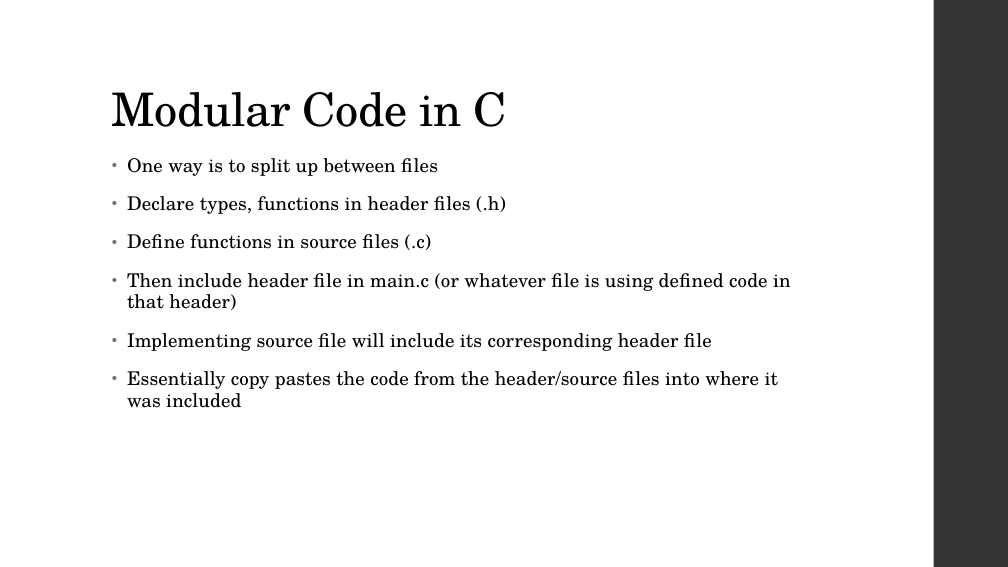
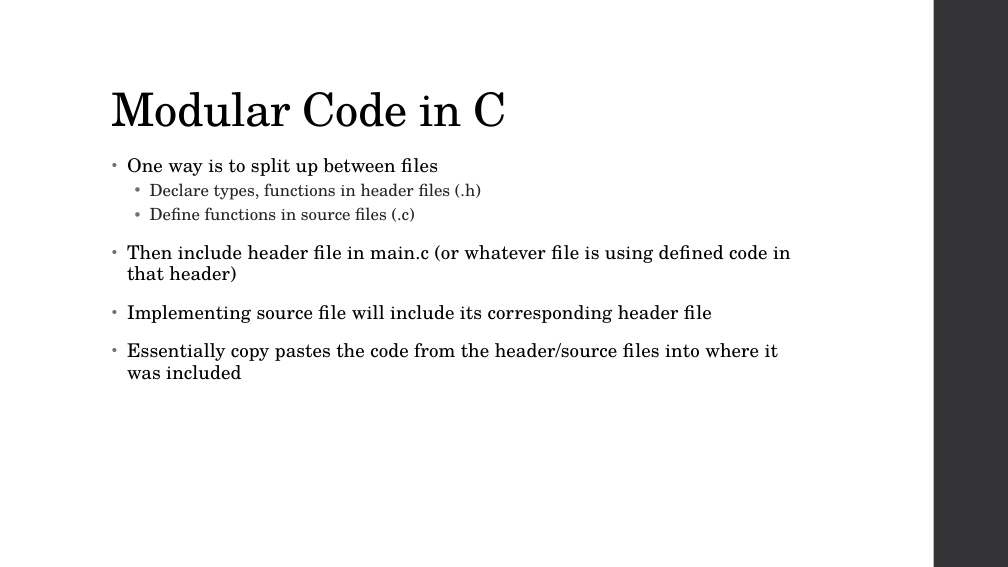
Before and after one commit to CarsonCook/CWorkshop2017, a slide deck: slide 19 of C Slides.pptx. Drawn at 1008x567 pixels with LibreOffice and Linux fonts; fonts in the diff are those of the drawing. Boxes give left, top, right and bottom in pixels: in the first picture for what was removed or moved away, otherwise in the second. Text is boxed around its words. In the diff, an @@ line names an element or a change of style, - is before the commit and + after.

```diff
--- a/C Slides.pptx
+++ b/C Slides.pptx
@@ text at box(150, 183, 481, 222): size 18 to 16 pt, text colour #000000 to #262626, letter spacing 0.1 to 0 pt in "Declare types, functions in header files (.h)", "Define functions in source files (.c)"; list level 1 to 2 in "Declare types, functions in header ..."; line spacing 0.95 to 0.9; list level 1 to 2 in "Define functions in source files ..." @@
```
Also in this commit, not shown: 5 other slides changed.
